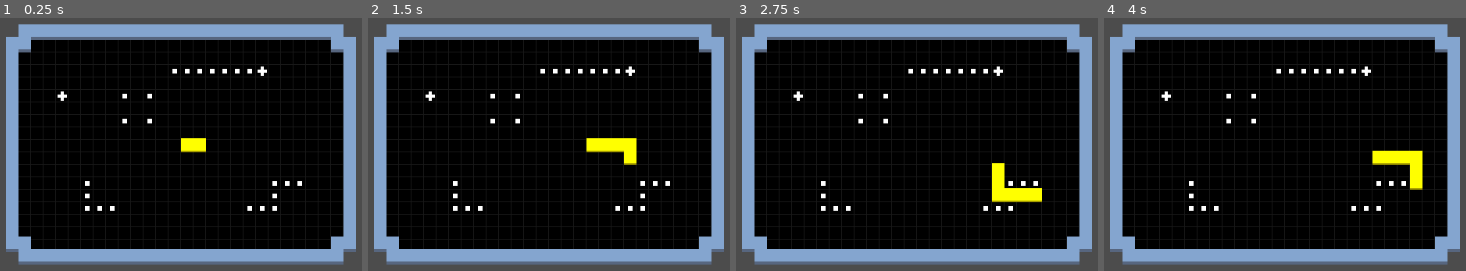
Above: before the commit, frames 1-4 (left to right).
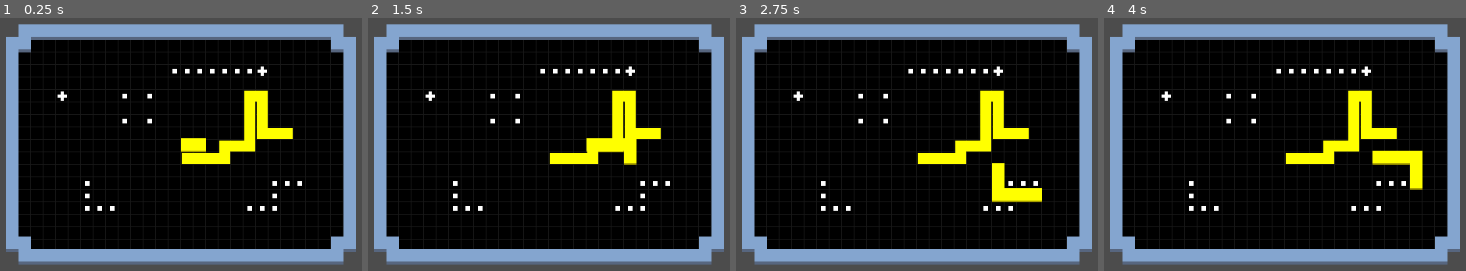
Above: after the commit, the same moments.

Repository: notapixelstudio/roguesnake
Game: Godot game, scene res://Room.tscn
Two runs of this game, one before a commit and one after it. Both use one fixed random seed, a clock stepped at 60 frames per second and the inputs below. Before the commit the project has no main scene; this scene is started directly in both runs.
Inputs:
- Up to frame 1 (0.25 s): no input
- Up to frame 2 (1.5 s): tap Enter at 0.5 s; hold Right (ui_right) 0.53-1.28 s; hold Down (ui_down) from 1.28 s (still down)
- Up to frame 3 (2.75 s): release Down (ui_down) at 2.03 s; hold Right (ui_right) from 2.03 s (still down)
- Up to frame 4 (4 s): release Right (ui_right) at 2.78 s; hold Up (ui_up) 2.78-3.53 s; hold Left (ui_left) from 3.53 s (still down)

The runs differ from the first frame. In frame 1, 2.7% of the frame differs, in the area x 50-81%, y 28-58%; in frame 2, 2.2%; in frame 3, 2.7%; in frame 4, 2.7%.

Commit message:
Line experiment.

Diff:
--- a/Room.tscn
+++ b/Room.tscn
@@ -132,4 +132,12 @@
 wait_time = 0.2
 autostart = true
 
+[node name="Line2D" type="Line2D" parent="."]
+z_index = 1
+points = PoolVector2Array( 328, 184, 376, 184, 376, 168, 408, 168, 408, 104, 424, 104, 424, 152, 456, 152 )
+width = 14.0
+default_color = Color( 1, 1, 0, 1 )
+begin_cap_mode = 1
+end_cap_mode = 1
+
 [connection signal="timeout" from="Timer" to="." method="_on_Timer_timeout"]
--- a/project.godot
+++ b/project.godot
@@ -11,6 +11,7 @@
 [application]
 
 config/name="Roguesnake"
+run/main_scene="res://Room.tscn"
 config/icon="res://icon.png"
 
 [display]
